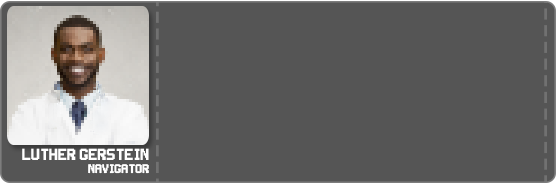
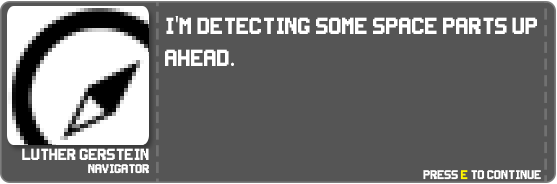
Comparing the layer stacks of the two 557 x 184 images. Changes:
added layer "I'm detecting some space parts up ahead." above "Layer 6" over 165, 16, 537, 66
added layer "Layer 6" above "Navigator" over 423, 170, 541, 180
added layer "Layer 5" above "Layer 4" over 7, 6, 196, 145
